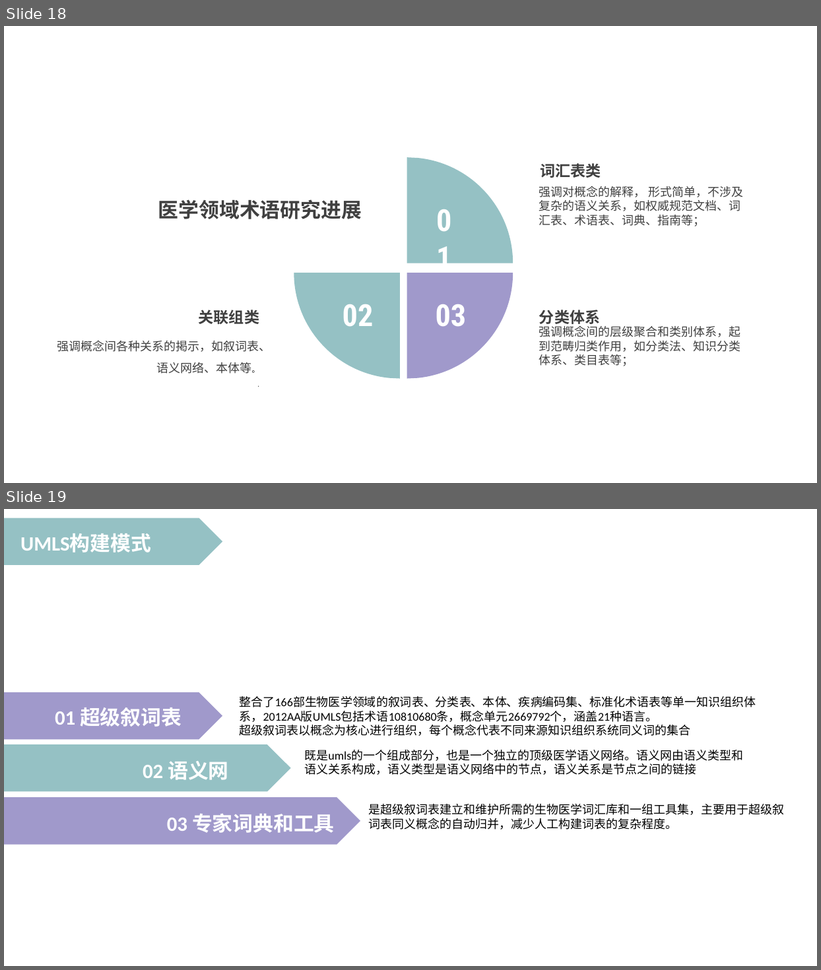
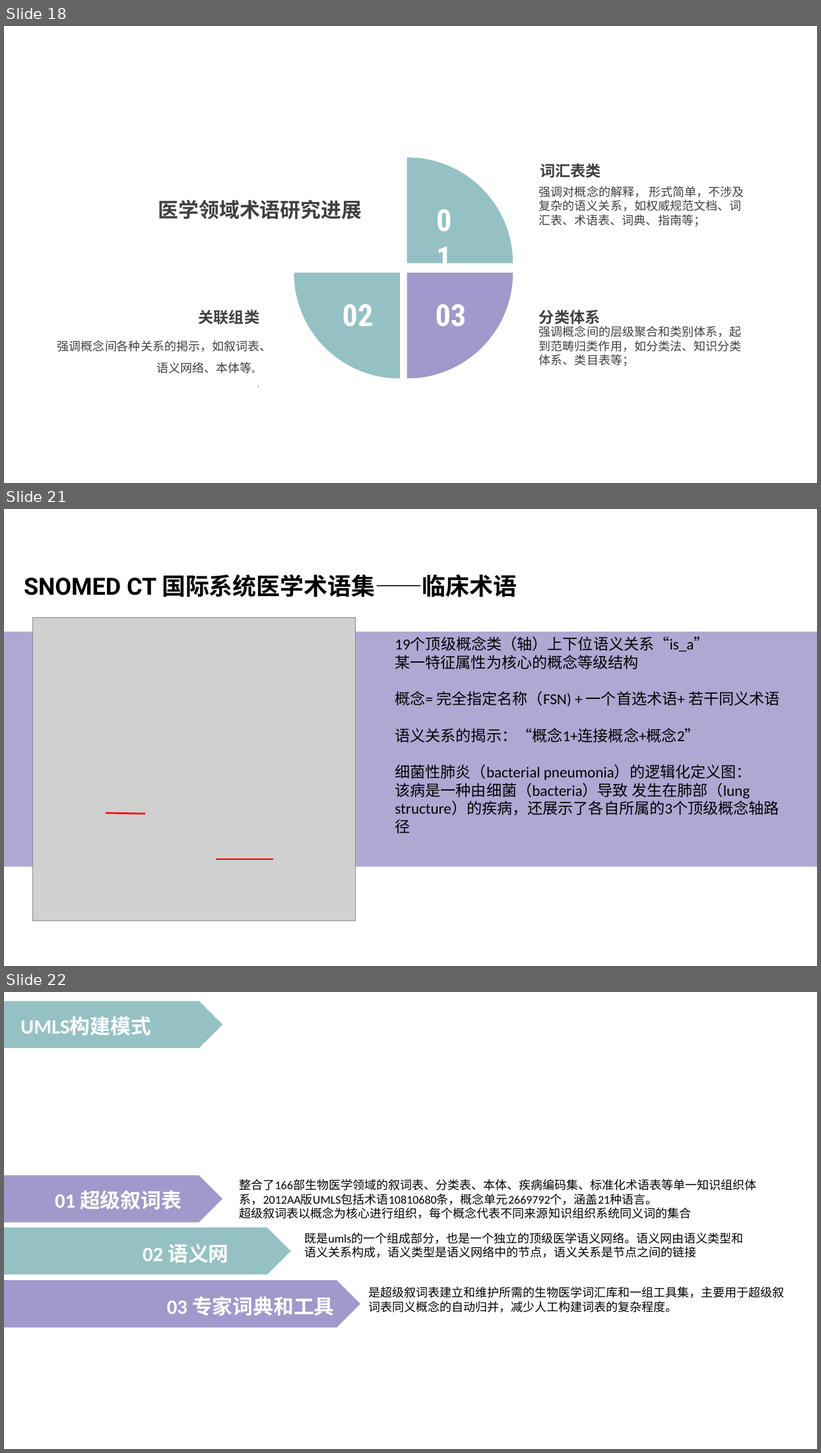
Before and after one commit to peijiawen98/TLK_1107, a slide deck: 电子词典需求分析.pptx. Shown one above the other, each under a label of ours: slides 18 and 19 before the commit, slides 18, 21 and 22 after it; the slides between them are not shown. The pictures are 821x970 and 821x1453 pixels, drawn with LibreOffice and Linux fonts; fonts in the diff are those of the drawing; grey boxes stand for pictures. Boxes give left, top, right and bottom in pixels: in the first picture for what was removed or moved away, otherwise in the second. Text is boxed around its words. In the diff, an @@ line names an element or a change of style, - is before the commit and + after.

```diff
--- a/电子词典需求分析.pptx
+++ b/电子词典需求分析.pptx
@@ slide 21 added at (4, 509, 817, 966), background #FFFFFF @@
@@ text added at (24, 574, 517, 597), 28 pt, text #000000, bold @@
+SNOMED CT 国际系统医学术语集——临床术语
@@ picture added at (32, 618, 356, 921) @@
@@ rectangle added at (4, 632, 817, 867), fill #AFA8D3 @@
@@ text added at (395, 637, 780, 816), 18 pt, text #000000 @@
+19个顶级概念类（轴）上下位语义关系“is_a”
+某一特征属性为核心的概念等级结构
+概念= 完全指定名称（FSN) + 一个首选术语+ 若干同义术语
+语义关系的揭示：“概念1+连接概念+概念2”
+细菌性肺炎（bacterial pneumonia）的逻辑化定义图：
+该病是一种由细菌（bacteria）导致 发生在肺部（lung structure）的疾病，还展示了各自所属的3个顶级概念轴路径
@@ line added from (105, 813) to (145, 814), #FF0000 2 pt @@
@@ line added from (217, 859) to (274, 859), #FF0000 2 pt @@
@@ what was slide 19 is now slide 22 @@
```
Also in this commit, not shown: 5 other slides added.
